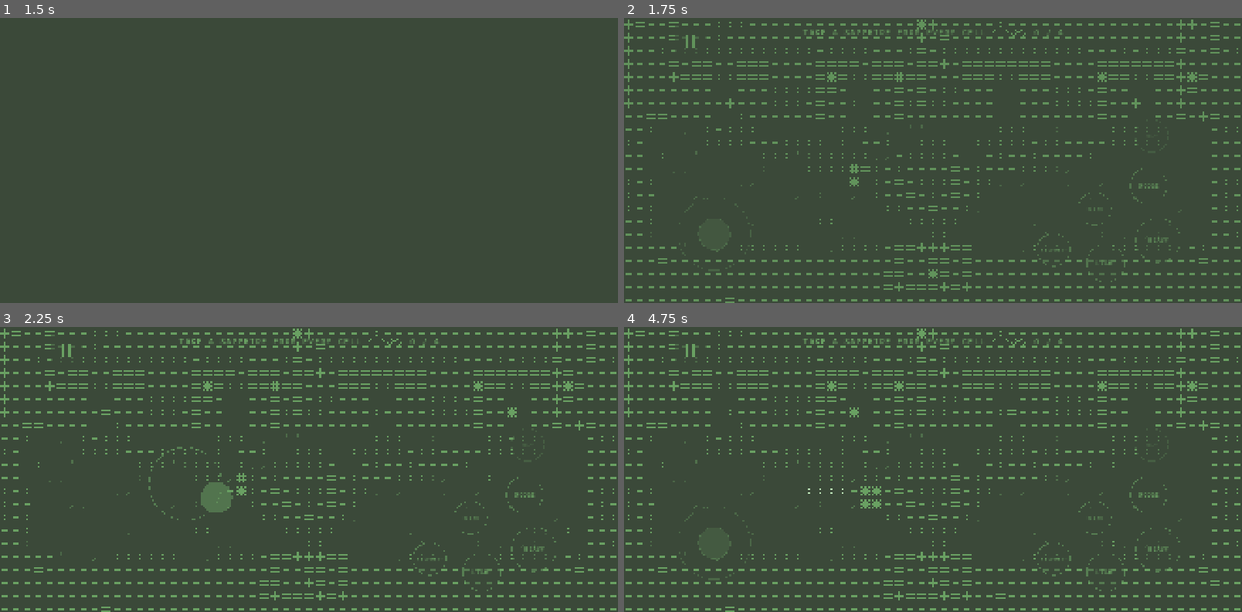
Above: before the commit, frames 1-4 (two rows, left to right).
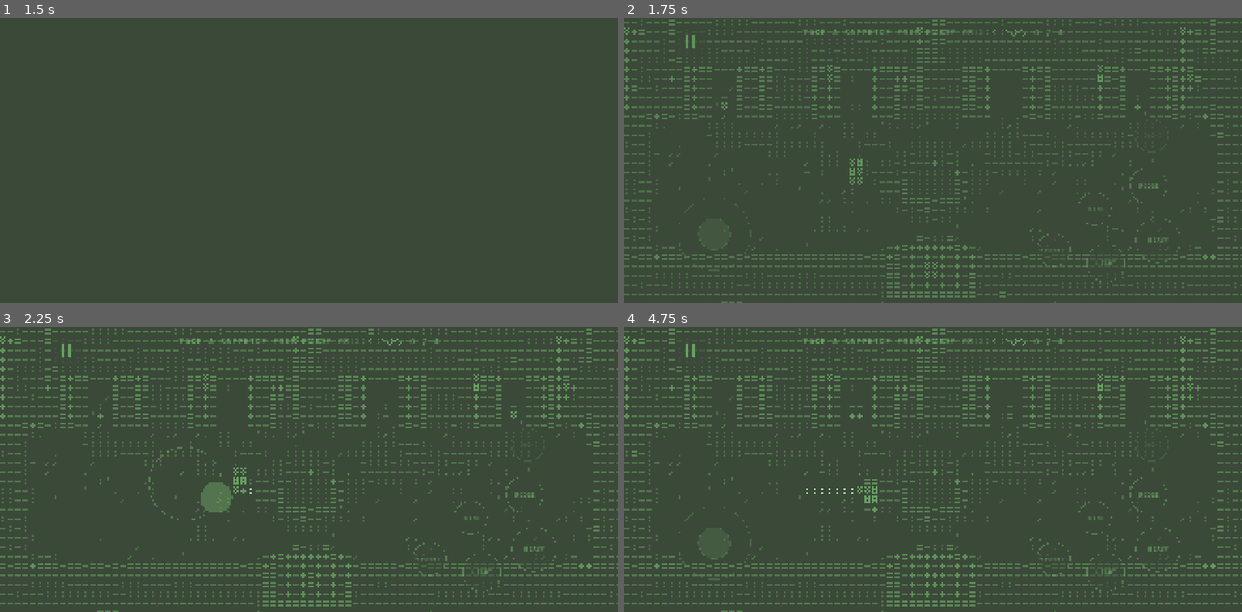
Above: after the commit, the same moments.

Repository: nrkahfirhmd/project-green-sapphire
Game: Godot game, scene res://scenes/home.tscn
Two runs of this game, one before a commit and one after it. Both use one fixed random seed, a clock stepped at 60 frames per second and the inputs below.
Inputs (mouse positions are in pixels of both pictures, inside the frame that each line leads up to):
- Up to frame 1 (1.5 s): move the mouse to (444, 146) at 0.52 s; hold D (move_right) 0.53-1.25 s; tap Down (aim_down) at 0.6 s; click (444, 146) at 0.67 s; click (309, 200) at 1.25 s
- Up to frame 2 (1.75 s): no input
- Up to frame 3 (2.25 s): drag from (185, 483) to (278, 526) at 2.02 s
- Up to frame 4 (4.75 s): move the mouse to (994, 406) at 2.77 s; hold D (move_right) 2.78-3.5 s; tap Right (aim_right) at 2.85 s; drag from (902, 526) to (747, 426) at 3.52 s; move the mouse to (1118, 512) at 4.27 s; hold A (move_left) from 4.28 s (still down); tap L (attack_heavy) at 4.35 s

Frame 1 is identical in both runs. In frame 2, 16% of the frame differs, in the area x 0-100%, y 0-100%; in frame 3, 17%; in frame 4, 17%.

Commit message:
feat: shrink the ASCII glyphs so small shapes keep their outline
3x4 glyphs in 4x5 cells replace 5x5 in 6x7, so the Turnkey's keys read
as keys. The light end of the ramp is dimmed to keep floor texture quiet.

Diff:
--- a/shaders/ascii.gdshader
+++ b/shaders/ascii.gdshader
@@ -4,35 +4,37 @@
 // brightness picks how dense the glyph is, the brightest pixel picks its green.
 // The HUD and touch controls sit on a higher CanvasLayer and are untouched.
 //
-// Glyphs are 5x5 bitmaps packed into ints, so no font asset is needed.
+// Glyphs are 3x4 bitmaps packed into ints, so no font asset is needed. Small
+// on purpose: at one screen pixel per glyph pixel a 4x5 cell is fine enough
+// for a 30 px key to keep its bow, shaft and bit.
 
 uniform sampler2D screen_tex : hint_screen_texture, filter_nearest;
 // Size of one glyph pixel, in viewport pixels. 1 is the smallest the glyphs
 // can go and stay crisp; 2 doubles them. It is snapped to whole screen pixels,
-// which is what keeps a 5x5 glyph sharp at this size.
+// which is what keeps a glyph sharp at this size.
 uniform float pixel = 1.0;
-const vec2 CELL = vec2(6.0, 7.0);   // 5x5 glyph + 1 column and 2 rows of gap
+const vec2 CELL = vec2(4.0, 5.0);   // 3x4 glyph + 1 column and 1 row of gap
 
 const vec3 MOSS = vec3(0.231, 0.286, 0.224);
 const vec3 CORE = vec3(0.412, 0.627, 0.384);
 const vec3 JADE = vec3(0.733, 0.886, 0.714);
 
-// one 5-bit row per argument, top row first, leftmost column = high bit
-int pack(int a, int b, int c, int d, int e) {
-	return (a << 20) | (b << 15) | (c << 10) | (d << 5) | e;
+// one 3-bit row per argument, top row first, leftmost column = high bit
+int pack(int a, int b, int c, int d) {
+	return (a << 9) | (b << 6) | (c << 3) | d;
 }
 
 // density ramp, 1 = sparsest
 int ramp(int i) {
-	if (i == 1) return pack(0, 0, 0, 0, 4);         // .
-	if (i == 2) return pack(0, 4, 0, 4, 0);         // :
-	if (i == 3) return pack(0, 0, 14, 0, 0);        // -
-	if (i == 4) return pack(0, 31, 0, 31, 0);       // =
-	if (i == 5) return pack(4, 4, 31, 4, 4);        // +
-	if (i == 6) return pack(21, 14, 31, 14, 21);    // *
-	if (i == 7) return pack(10, 31, 10, 31, 10);    // #
-	if (i == 8) return pack(25, 26, 4, 11, 19);     // %
-	return pack(14, 17, 23, 16, 15);                // @
+	if (i == 1) return pack(0, 0, 0, 2);            // .
+	if (i == 2) return pack(0, 2, 0, 2);            // :
+	if (i == 3) return pack(0, 0, 7, 0);            // -
+	if (i == 4) return pack(0, 7, 0, 7);            // =
+	if (i == 5) return pack(0, 2, 7, 2);            // +
+	if (i == 6) return pack(5, 2, 5, 2);            // *
+	if (i == 7) return pack(5, 7, 5, 7);            // #
+	if (i == 8) return pack(7, 5, 7, 5);            // %
+	return pack(7, 5, 7, 7);                        // @
 }
 
 // How far c sits along the line from Deep Moss to `to` (0..1), and how far off
@@ -55,7 +57,7 @@
 	vec2 cell = CELL * px;
 	vec2 gpix = floor(FRAGCOORD.xy / px);
 	vec2 id = floor(gpix / CELL);
-	ivec2 gp = ivec2(gpix - id * CELL) - ivec2(0, 1);
+	ivec2 gp = ivec2(gpix - id * CELL);
 
 	// Brightness alone can't tell a translucent Pale Jade telegraph from the
 	// solid Sapphire Core player, so each sample is split by which green it is
@@ -85,10 +87,10 @@
 		float f = smoothstep(0.04, 0.19, avg.x);
 		if (hash(id) < f * 0.6) {
 			float h = hash(id * 1.7);
-			if (h < 0.4) g = pack(0, 0, 0, 0, 4);          // .
-			else if (h < 0.7) g = pack(0, 0, 0, 4, 8);     // ,
-			else if (h < 0.9) g = pack(0, 4, 0, 4, 0);     // :
-			else g = pack(4, 4, 0, 0, 0);                  // '
+			if (h < 0.4) g = pack(0, 0, 0, 2);             // .
+			else if (h < 0.7) g = pack(0, 0, 2, 4);        // ,
+			else if (h < 0.9) g = pack(0, 2, 0, 2);        // :
+			else g = pack(2, 2, 0, 0);                     // '
 			col = mix(MOSS, CORE, 0.3 + 0.4 * f);
 		}
 	} else {
@@ -98,10 +100,12 @@
 		bool jade = peak.y > peak.x;
 		float d = jade ? mix(avg.y, peak.y, 0.45) : mix(avg.x, peak.x, 0.45);
 		g = ramp(clamp(int(d * 9.0) + 1, 1, 9));
-		col = jade ? JADE : CORE;
+		// small glyphs are dense for their size, so the light end of the ramp
+		// is also dimmed: floor texture recedes, the rigs keep full green
+		col = jade ? JADE : mix(MOSS, CORE, smoothstep(0.1, 0.7, d) * 0.6 + 0.4);
 	}
 
-	bool on = gp.x >= 0 && gp.x < 5 && gp.y >= 0 && gp.y < 5
-		&& ((g >> ((4 - gp.y) * 5 + (4 - gp.x))) & 1) == 1;
+	bool on = gp.x < 3 && gp.y < 4
+		&& ((g >> ((3 - gp.y) * 3 + (2 - gp.x))) & 1) == 1;
 	COLOR = vec4(on ? col : MOSS, 1.0);
 }
Not shown, changed: docs/ui-brief.md
